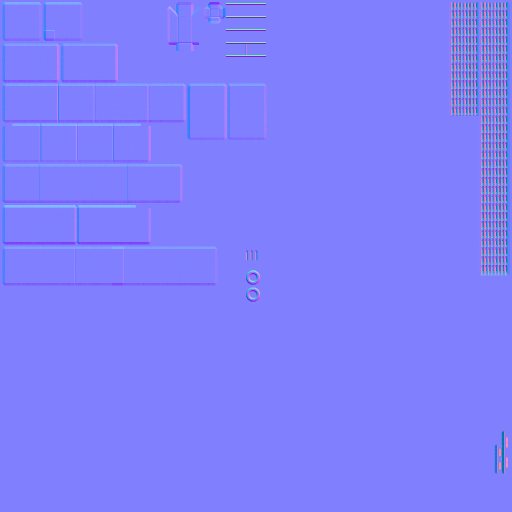
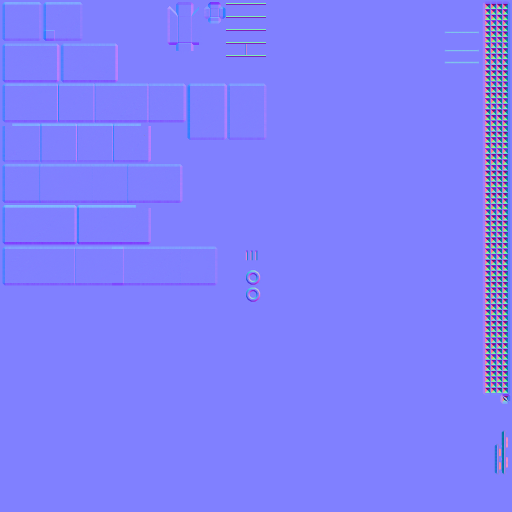
The second 512 x 512 image is a revision of the first. Changes to its layers:
painted on "Layer" over left=444, top=1, right=511, bottom=404
